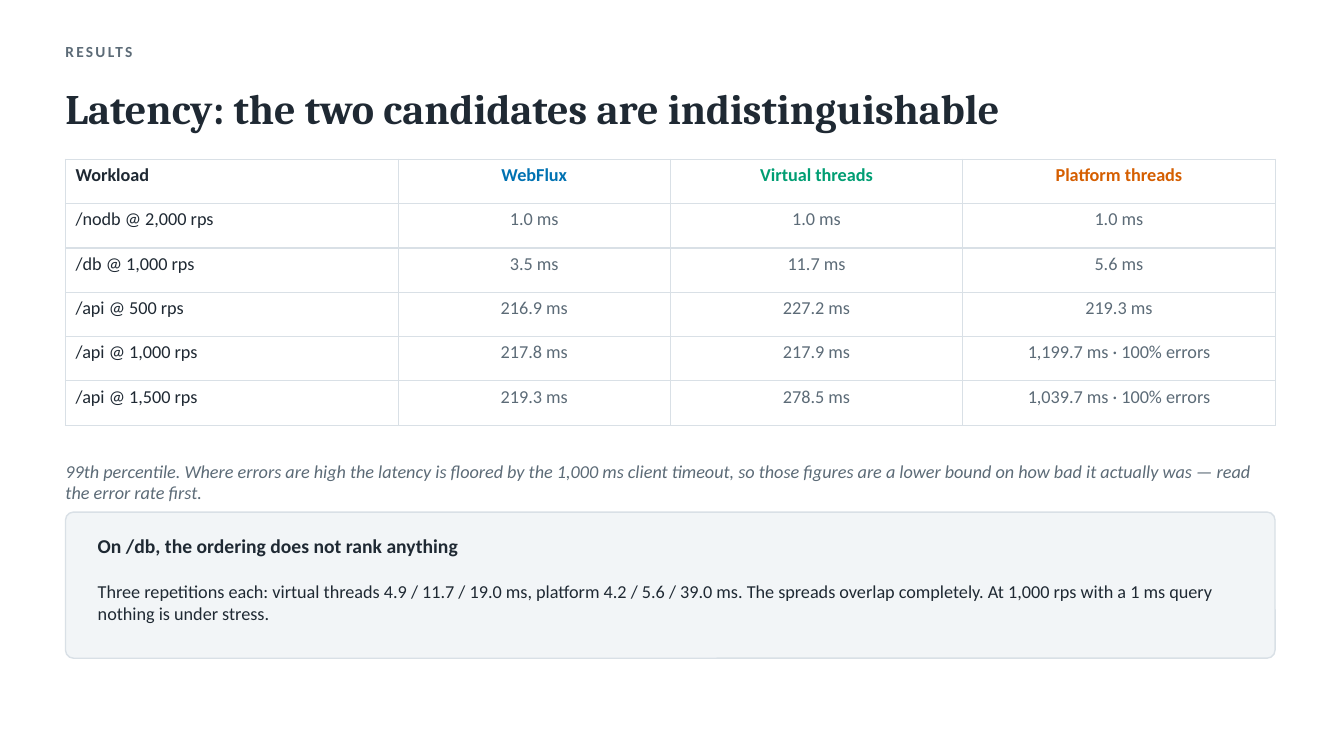
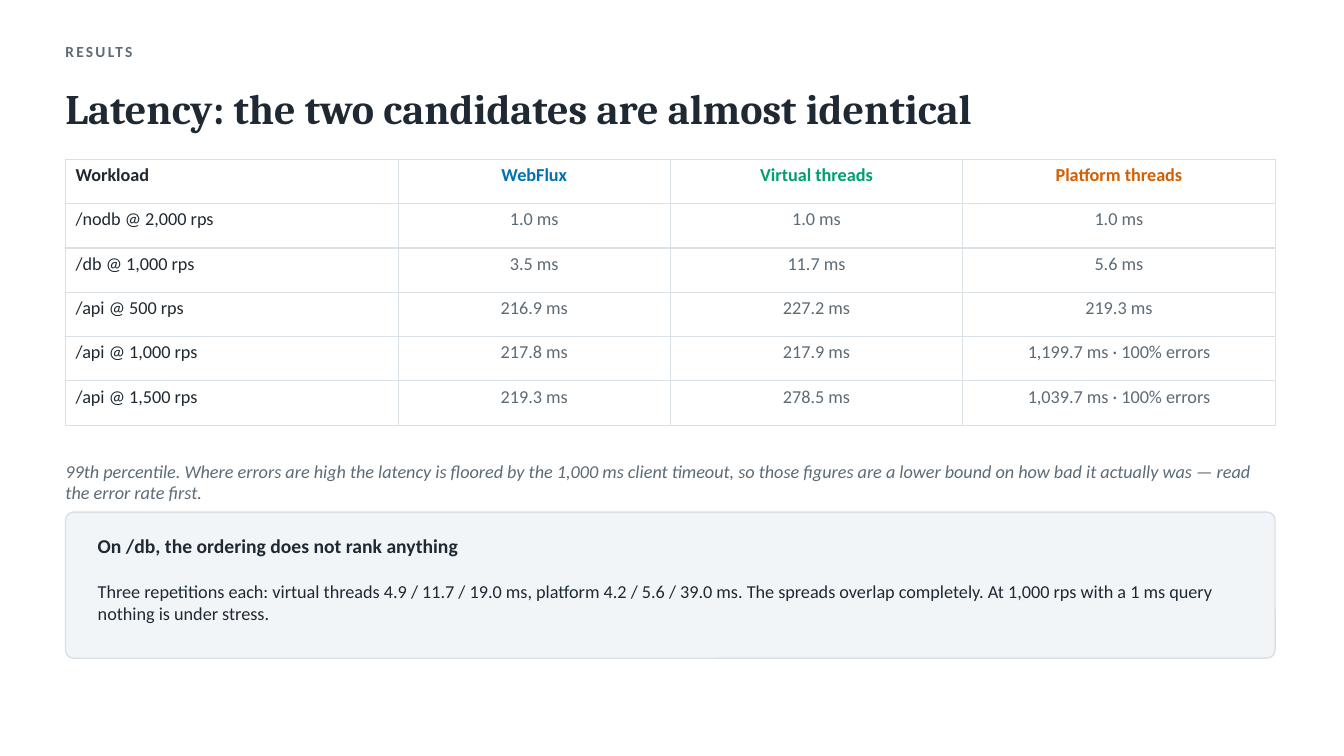
Before and after one commit to airhead-dom/java-stack-comparison, a slide deck: slide 5 of docs/virtual-threads-technical.pptx. Drawn at 1344x756 pixels with LibreOffice and Linux fonts; fonts in the diff are those of the drawing. Boxes give left, top, right and bottom in pixels: in the first picture for what was removed or moved away, otherwise in the second. Text is boxed around its words. In the diff, an @@ line names an element or a change of style, - is before the commit and + after.

```diff
--- a/docs/virtual-threads-technical.pptx
+++ b/docs/virtual-threads-technical.pptx
@@ text at box(65, 94, 972, 134): text changed @@
-Latency: the two candidates are indistinguishable
+Latency: the two candidates are almost identical
```
Also in this commit, not shown: 6 other slides changed, 3 slides removed, 29 other files.
